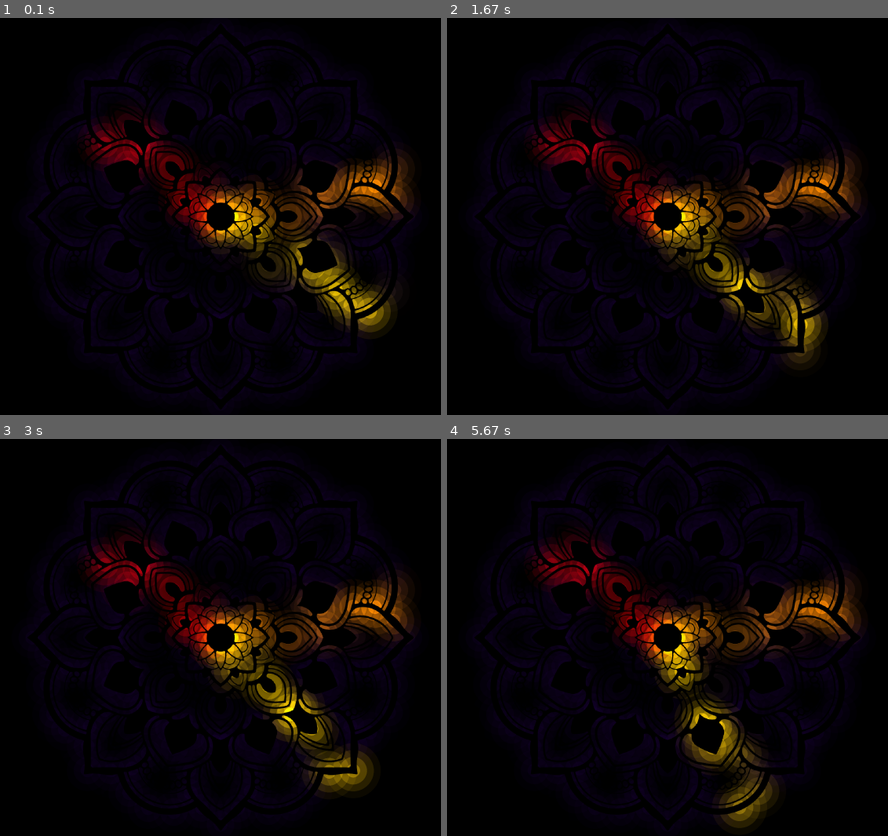
Above: before the commit, frames 1-4 (two rows, left to right).
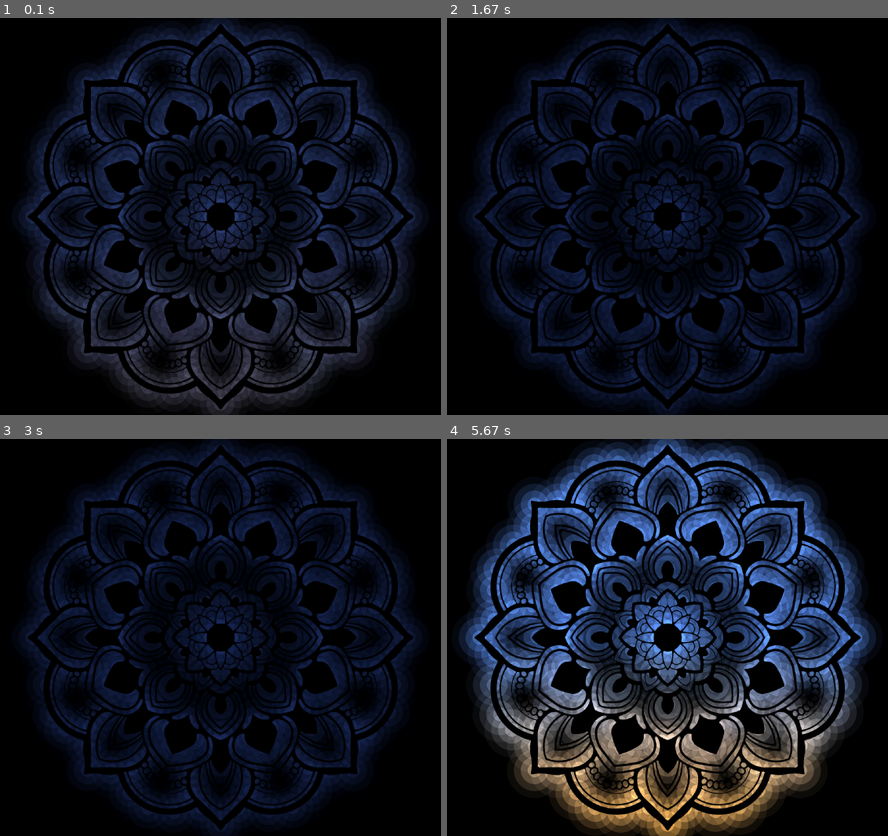
Above: after the commit, the same moments.

Repository: Tonnanto/hot-mandala
Game: pygame game, started from run.py
Same seed, same stepped clock (60 frames per second), same inputs: the game is played once before the commit and once after it.
Inputs:
- Up to frame 1 (0.1 s): no input
- Up to frame 2 (1.67 s): no input
- Up to frame 3 (3 s): no input
- Up to frame 4 (5.67 s): no input

The runs differ from the first frame. In frame 1, 35% of the frame differs, in the area x 4-96%, y 0-100%; in frame 2, 24%; in frame 3, 24%; in frame 4, 50%, in the area x 2-98%, y 0-100%.

Commit message:
daytime mode

Diff:
--- a/modes/clock_mode.py
+++ b/modes/clock_mode.py
@@ -18,7 +18,7 @@
 
     def tick(self, mandala):
 
-        colors = list(map(lambda x: self.bg_color, mandala.leds))
+        colors = [self.bg_color for _ in mandala.leds]
 
         current_time = datetime.datetime.now()
         second = current_time.second + (current_time.microsecond / 1000000)
--- a/modes/color_mode.py
+++ b/modes/color_mode.py
@@ -8,7 +8,7 @@
         super().__init__()
 
     def tick(self, mandala):
-        return list(map(lambda x: self.color, mandala.leds))
+        return [self.color for _ in mandala.leds]
 
     def refresh_rate(self):
         return 20
--- /dev/null
+++ b/modes/daytime_mode.py
@@ -0,0 +1,107 @@
+
+import time
+
+import numpy as np
+from modes.mode import Mode
+from util import dist, interpolate_rgb
+
+DAY_BG_COLOR = (96, 150, 222)
+DAY_SUN_COLOR = (255, 207, 0)
+SUNSET_BG_COLOR = (135, 164, 211)
+SUNSET_SUN_COLOR = (244, 169, 68)
+CIVIL_DAWN_BG_COLOR = (135, 164, 211)
+NAUTICAL_DAWN_BG_COLOR = (71, 114, 186)
+ASTRONOMICAL_DAWN_BG_COLOR = (39, 61, 104)
+NIGHT_BG_COLOR = (21, 27, 55)
+
+SUNSET_ANGLE = 12
+CIVIL_DAWN_ANGLE = -6
+NAUTICAL_DAWN_ANGLE = -12
+ASTRONOMICAL_DAWN_ANGLE = -18
+
+class DaytimeMode(Mode):
+
+    def __init__(self):
+        super().__init__()
+        self.time = time.time()
+        self.fast_forward = 1
+        self.last_time_stamp = time.time()
+        self.sun_angle = 0 # angle of sun above horizon
+        self.sun_layers = 5
+
+
+    def tick(self, mandala):
+        if (self.fast_forward == 1):
+            self.time = time.time()
+        else:
+            self.time += self.fast_forward * (time.time() - self.last_time_stamp)
+        self.last_time_stamp = time.time()
+
+        self.sun_angle = (abs(((self.time * 24) % 360) - 180) - 90) / 2
+
+        if (self.sun_angle > SUNSET_ANGLE):
+            return self.day(mandala)
+
+        elif (self.sun_angle > 0):
+            return self.sunset(mandala)
+
+        elif (self.sun_angle > ASTRONOMICAL_DAWN_ANGLE):
+            return self.dawn(mandala)
+
+        else:
+            return self.night(mandala)
+
+
+    def day(self, mandala):
+        colors = [DAY_BG_COLOR for _ in mandala.leds]
+
+        for index, layer in enumerate(mandala.layers):
+            if (index < self.sun_layers):
+                for led in layer:
+                    colors[led] = DAY_SUN_COLOR
+
+        return colors
+
+    def sunset(self, mandala):
+        bg_color = interpolate_rgb(SUNSET_BG_COLOR, DAY_BG_COLOR, self.sun_angle / SUNSET_ANGLE)
+        colors = [bg_color for _ in mandala.leds]
+
+        sun_y = max(0, min(2, 2 - (self.sun_angle / (SUNSET_ANGLE / 2))))
+        sun_diameter = 1.4
+
+        ambient_alpha = np.interp(self.sun_angle, [0, SUNSET_ANGLE], [1, 0])
+        self.add_ambient_color(mandala, colors, SUNSET_SUN_COLOR, 5, 5, ambient_alpha)
+
+        for index, led in enumerate(mandala.leds):
+            sun_distance = dist(led[0], led[1], 0, sun_y)
+            if (sun_distance < sun_diameter / 2):
+                colors[index] = interpolate_rgb(DAY_SUN_COLOR, SUNSET_SUN_COLOR, sun_y / 2)
+
+        return colors
+
+    def dawn(self, mandala):
+        bg_color = None
+        if (self.sun_angle > CIVIL_DAWN_ANGLE):
+            bg_color = interpolate_rgb(NAUTICAL_DAWN_BG_COLOR, CIVIL_DAWN_BG_COLOR, (self.sun_angle - CIVIL_DAWN_ANGLE) / (0 - CIVIL_DAWN_ANGLE))
+        elif (self.sun_angle > NAUTICAL_DAWN_ANGLE):
+            bg_color = interpolate_rgb(ASTRONOMICAL_DAWN_BG_COLOR, NAUTICAL_DAWN_BG_COLOR, (self.sun_angle - NAUTICAL_DAWN_ANGLE) / (CIVIL_DAWN_ANGLE - NAUTICAL_DAWN_ANGLE))
+        else:
+            bg_color = interpolate_rgb(NIGHT_BG_COLOR, ASTRONOMICAL_DAWN_BG_COLOR, (self.sun_angle - ASTRONOMICAL_DAWN_ANGLE) / (NAUTICAL_DAWN_ANGLE - ASTRONOMICAL_DAWN_ANGLE))
+        colors = [bg_color for _ in mandala.leds]
+
+        dawn_alpha = np.interp(self.sun_angle, [ASTRONOMICAL_DAWN_ANGLE, CIVIL_DAWN_ANGLE], [0, 1])
+        self.add_ambient_color(mandala, colors, SUNSET_SUN_COLOR, 5, 5, dawn_alpha)
+
+        return colors
+
+    def night(self, mandala):
+        colors = [NIGHT_BG_COLOR for _ in mandala.leds]
+
+        return colors
+
+    def add_ambient_color(self, mandala, colors, ambient_color, center_y, radius, alpha):
+        for index, led in enumerate(mandala.leds):
+            dawn_distance = dist(led[0], led[1], 0, center_y)
+            if (dawn_distance < radius):
+                colors[index] = interpolate_rgb(colors[index], ambient_color, alpha * (1 - (dawn_distance - (radius - 1))))
+        return colors
--- a/run.py
+++ b/run.py
@@ -1,6 +1,7 @@
 
 from modes.clock_mode import ClockMode
 from modes.color_mode import ColorMode
+from modes.daytime_mode import DaytimeMode
 from modes.leaves_mode import LeavesMode
 from modes.rainbow_mode import RainbowMode
 from pygame_display import PygameDisplay
@@ -21,8 +22,9 @@
 
 # mode = ColorMode((0, 0, 255))
 # mode = LeavesMode(mandala)
-# mode = RainbowMode(2)
-mode = ClockMode()
+# mode = RainbowMode(3)
+# mode = ClockMode()
+mode = DaytimeMode()
 
 controller.start()
 controller.set_mode(mode)
--- a/util.py
+++ b/util.py
@@ -17,6 +17,7 @@
     return ((step * t) + h1) % 1
 
 def interpolate_rgb(c1, c2, t):
+    t = min(1, max(0, t))
     return (min(255, c1[0] + (t * (c2[0] - c1[0]))), min(255, c1[1] + (t * (c2[1] - c1[1]))), min(255, c1[2] + (t * (c2[2] - c1[2]))))
 
 # def distance_to_line(m, b, x0, y0):
